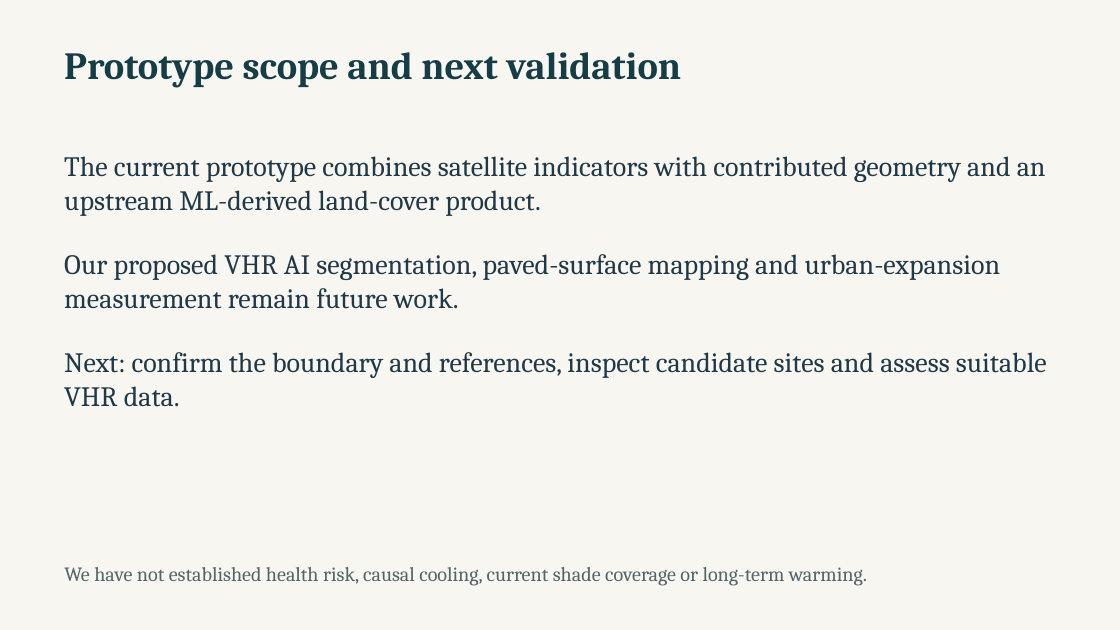
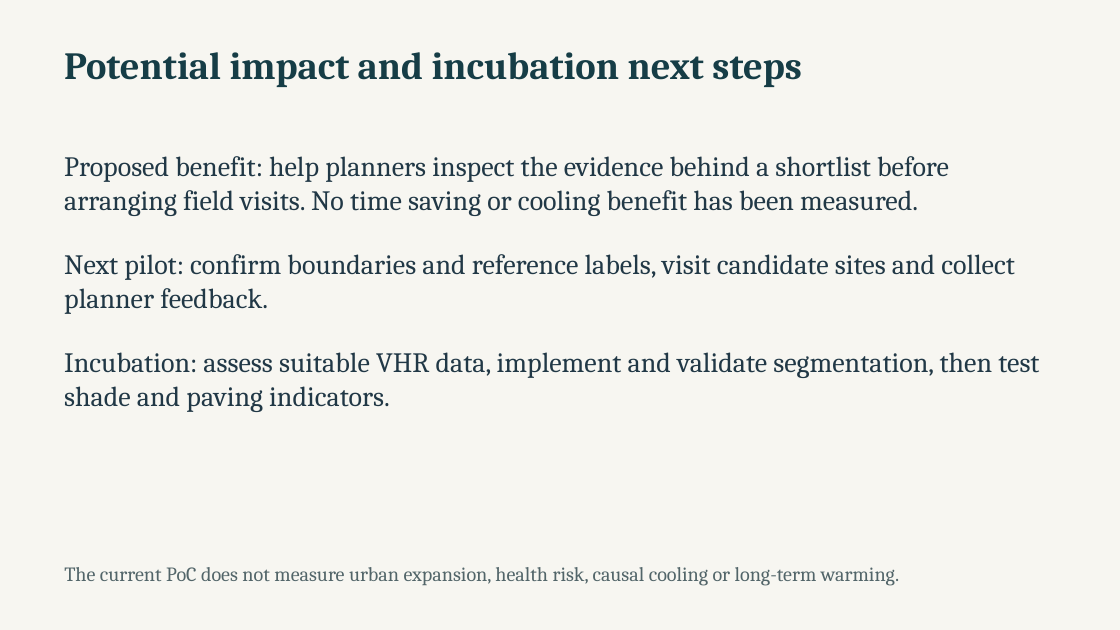
Before and after one commit to NasserAlhuri/spaceHacathon, a slide deck: slide 10 of docs/UrbanHeat-AlKhor-Pitch.pptx (slide 8 before the commit). Drawn at 1120x630 pixels with LibreOffice and Linux fonts; fonts in the diff are those of the drawing. Boxes give left, top, right and bottom in pixels: in the first picture for what was removed or moved away, otherwise in the second. Text is boxed around its words. In the diff, an @@ line names an element or a change of style, - is before the commit and + after.

```diff
--- a/docs/UrbanHeat-AlKhor-Pitch.pptx
+++ b/docs/UrbanHeat-AlKhor-Pitch.pptx
@@ text at bbox=[64, 52, 801, 87]: text changed @@
-Prototype scope and next validation
+Potential impact and incubation next steps
@@ text at bbox=[64, 156, 949, 216]: text changed @@
-The current prototype combines satellite indicators with contributed geometry and an upstream ML-derived land-cover product.
+Proposed benefit: help planners inspect the evidence behind a shortlist before arranging field visits. No time saving or cooling benefit has been measured.
@@ text at bbox=[64, 254, 1015, 314]: text changed @@
-Our proposed VHR AI segmentation, paved-surface mapping and urban-expansion measurement remain future work.
+Next pilot: confirm boundaries and reference labels, visit candidate sites and collect planner feedback.
@@ text at bbox=[64, 352, 1039, 412]: text changed @@
-Next: confirm the boundary and references, inspect candidate sites and assess suitable VHR data.
+Incubation: assess suitable VHR data, implement and validate segmentation, then test shade and paving indicators.
@@ text at bbox=[64, 567, 899, 586]: text changed @@
-We have not established health risk, causal cooling, current shade coverage or long-term warming.
+The current PoC does not measure urban expansion, health risk, causal cooling or long-term warming.
```
Also in this commit, not shown: 2 other slides changed, 3 slides added, 1 slide removed, 9 other files.
